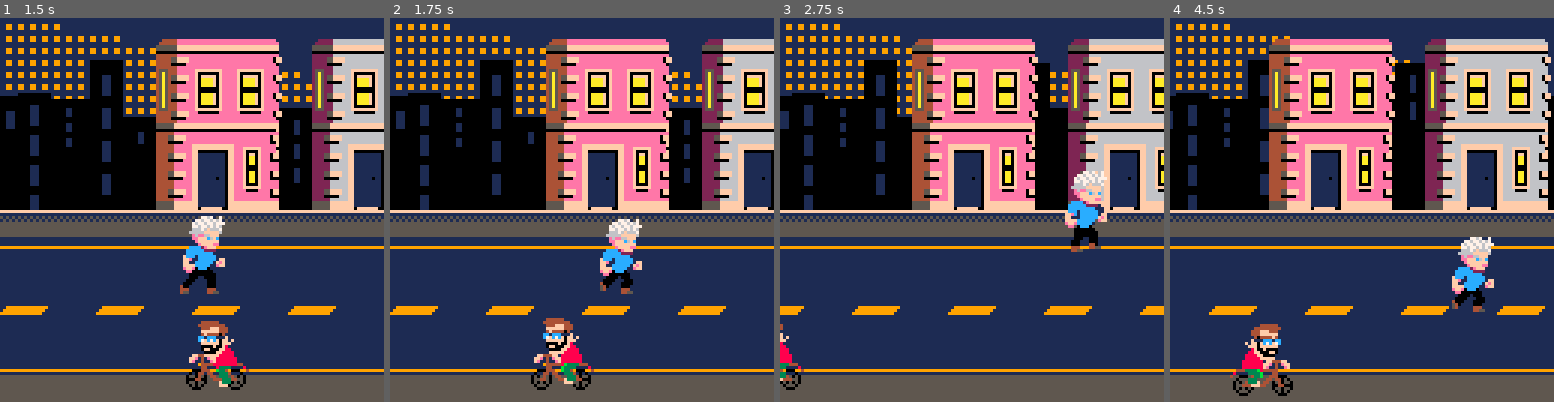
Above: before the commit, frames 1-4 (left to right).
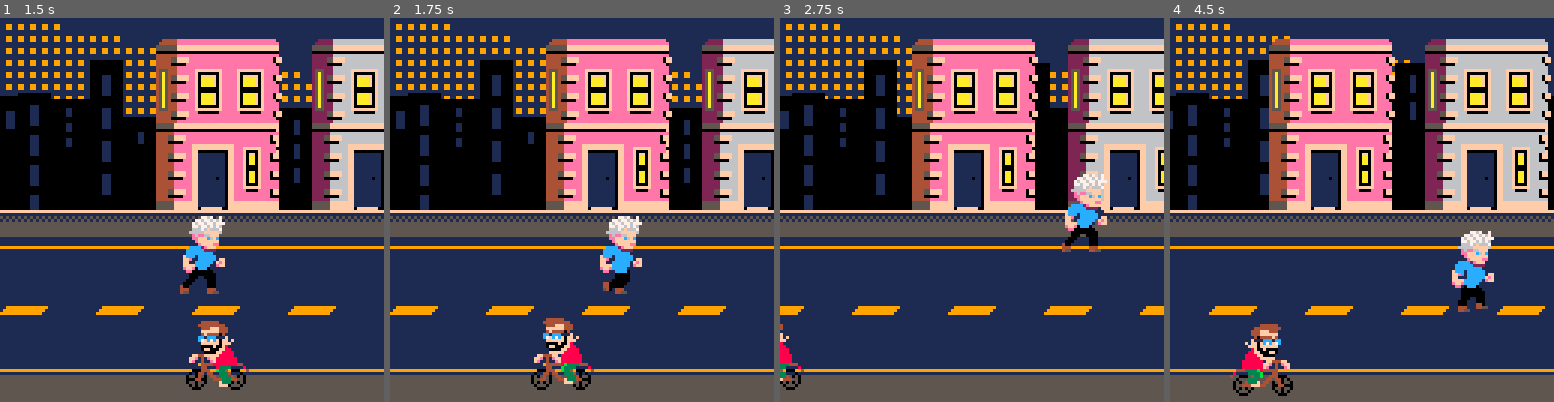
Above: after the commit, the same moments.

Repository: theRenard/street-punchd
Game: PICO-8 cartridge street punchd.p8
Same seed, same stepped clock (60 frames per second), same inputs: the game is played once before the commit and once after it.
Inputs:
- Up to frame 1 (1.5 s): no input
- Up to frame 2 (1.75 s): hold Right from 1.6 s (still down)
- Up to frame 3 (2.75 s): release Right at 2.1 s; hold Up 2.15-2.42 s; hold Right from 2.47 s (still down)
- Up to frame 4 (4.5 s): release Right at 3.03 s; hold Left 3.08-3.58 s; hold Down 3.63-3.97 s; hold Right from 4.02 s (still down)

Frame 1 is identical in both runs. In frame 2, 0.9% of the frame differs, in the area x 54-66%, y 51-72%; in frame 3, 0.9%; in frame 4, 1.1%, in the area x 73-85%, y 55-77%.

Commit message:
Refactor player animation speed variable and update drawing logic. Changed sprite speed variable to ani_spd for clarity and adjusted player z-coordinate calculation to ensure proper rendering.

Diff:
--- a/code/entities/player.lua
+++ b/code/entities/player.lua
@@ -1,6 +1,6 @@
 p = {}
 p_sprite = { 0, 16, 32, 48 }
-sprite_speed = 0.2
+ani_spd = 0.25
 
 function init_player()
   p.x = 60
@@ -61,7 +61,7 @@
   if btn(⬅️) or btn(➡️) or
      ((btn(⬆️) and can_move_up) or
       (btn(⬇️) and can_move_down)) then
-    p.f += sprite_speed
+    p.f += ani_spd
     if p.f >= #p_sprite then p.f = 0 end
   else
     p.f = 0
@@ -75,14 +75,13 @@
 
   -- Draw player
   local flip = p.d ~= 1
-  p.y = flr(p.y)
 
   p.flip = flip
   p.sx = p_sprite[flr(p.f) + 1]
   p.sy = 0
   p.sw = 16
   p.sh = 32
-  p.z = p.y + p.h
+  p.z = flr(p.y + p.h)
 end
 
 function draw_player()
